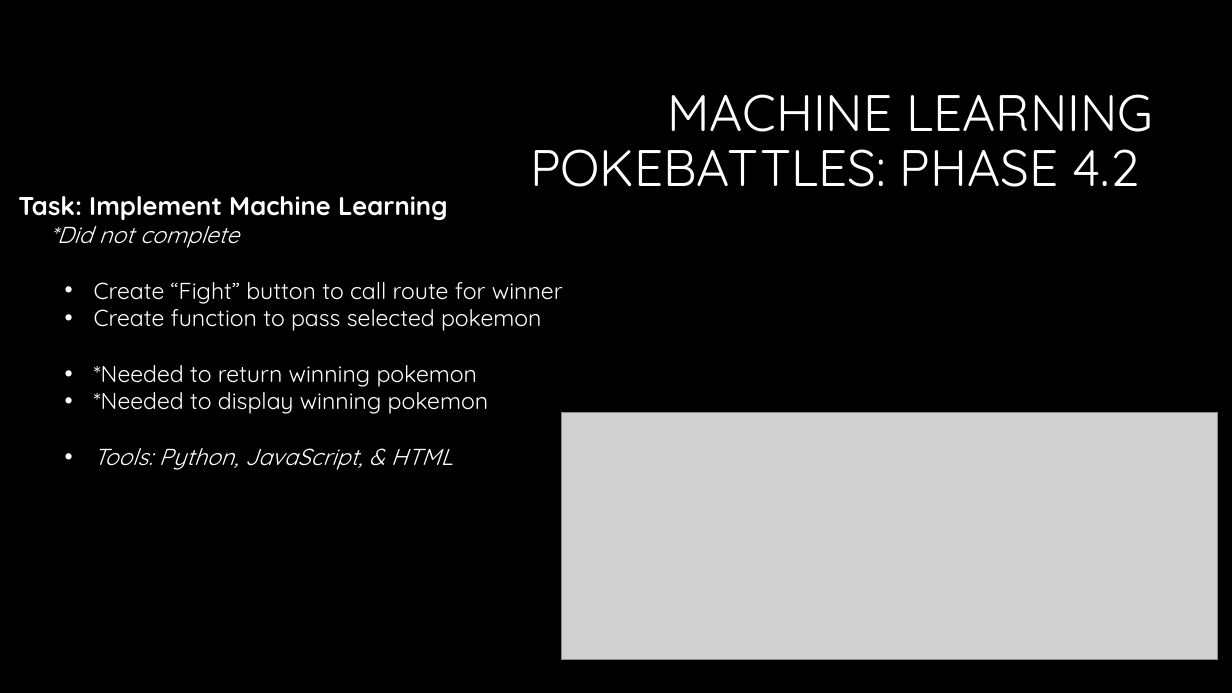
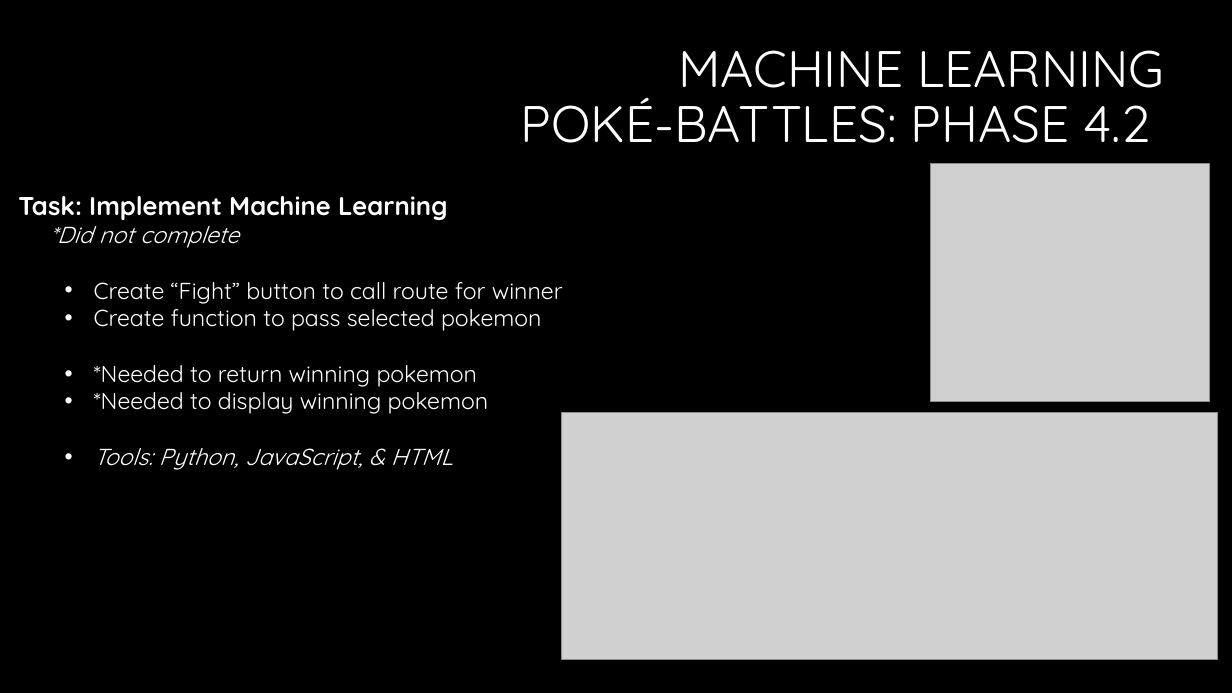
Before and after one commit to Dbuescher8/Final-Project, a slide deck: slide 11 of Final Presentation.pptx. Drawn at 1232x693 pixels with LibreOffice and Linux fonts; fonts in the diff are those of the drawing; grey boxes stand for pictures; background and template pictures are left out. Boxes give left, top, right and bottom in pixels: in the first picture for what was removed or moved away, otherwise in the second. Text is boxed around its words. In the diff, an @@ line names an element or a change of style, - is before the commit and + after.

```diff
--- a/Final Presentation.pptx
+++ b/Final Presentation.pptx
@@ title at bbox=[521, 50, 1164, 143]: text changed @@
-MACHINE LEARNING
-POKEBATTLES: PHASE 4.2
+MACHINE LEARNING
+POKÉ-BATTLES: PHASE 4.2
@@ picture added at bbox=[931, 164, 1210, 401] @@
```
Also in this commit, not shown: 6 other slides changed, 1 slide removed.
